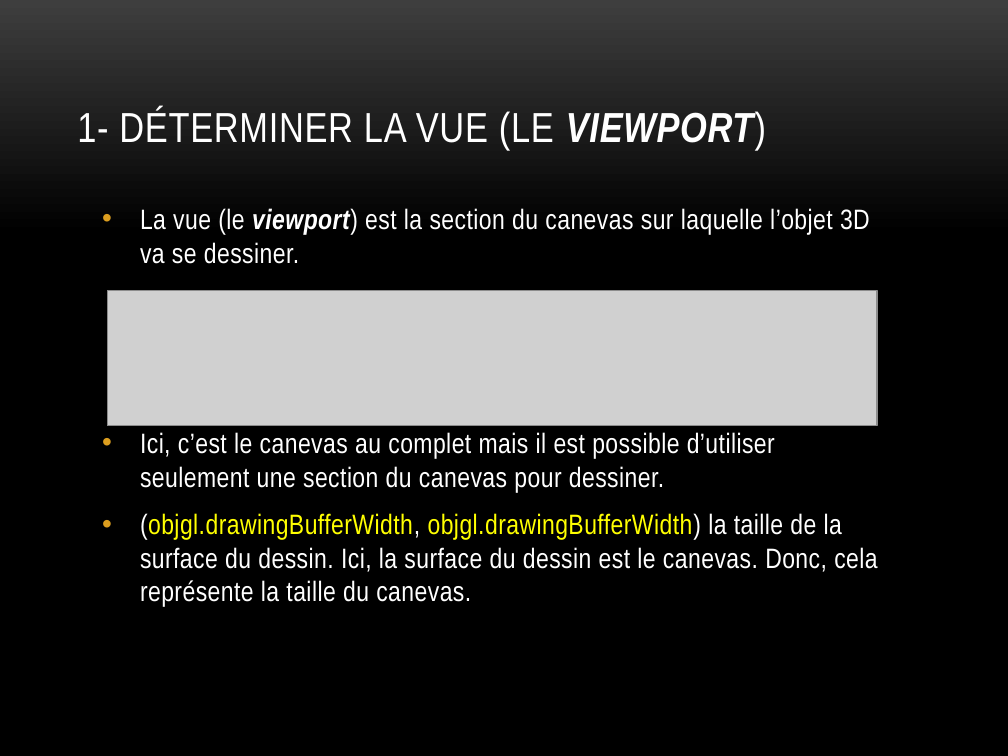
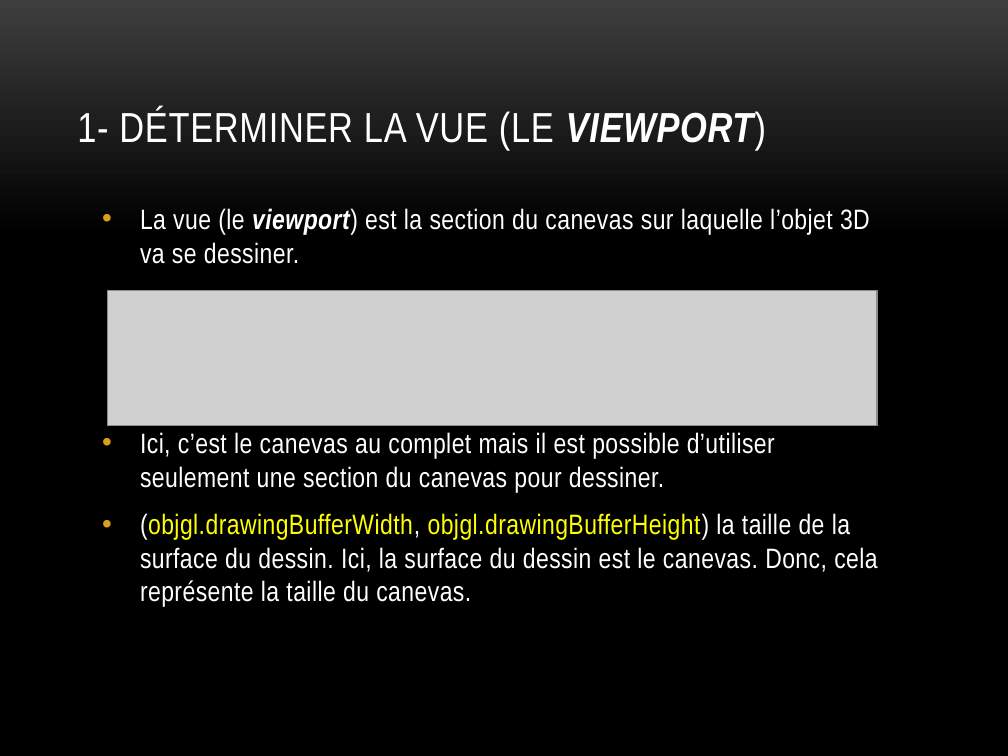
Before and after one commit to gabb134/Programmation3D, a slide deck: slide 7 of Theorie/Cours7/Théories PowerPoint/Théories 7/Théorie 7-2- La création d'un objet 3D et son dessin.pptx. Drawn at 1008x756 pixels with LibreOffice and Linux fonts; fonts in the diff are those of the drawing; grey boxes stand for pictures; background and template pictures are left out. Boxes give left, top, right and bottom in pixels: in the first picture for what was removed or moved away, otherwise in the second. Text is boxed around its words. In the diff, an @@ line names an element or a change of style, - is before the commit and + after.

```diff
--- a/Theorie/Cours7/Théories PowerPoint/Théories 7/Théorie 7-2- La création d'un objet 3D et son dessin.pptx
+++ b/Theorie/Cours7/Théories PowerPoint/Théories 7/Théorie 7-2- La création d'un objet 3D et son dessin.pptx
@@ text at [140,513,877,607]: text changed @@
-• (objgl.drawingBufferWidth, objgl.drawingBufferWidth) la taille de la surface du dessin. Ici, la surface du dessin est le canevas. Donc, cela représente la taille du canevas.
+• (objgl.drawingBufferWidth, objgl.drawingBufferHeight) la taille de la surface du dessin. Ici, la surface du dessin est le canevas. Donc, cela représente la taille du canevas.
```
Also in this commit, not shown: 38 other files.
